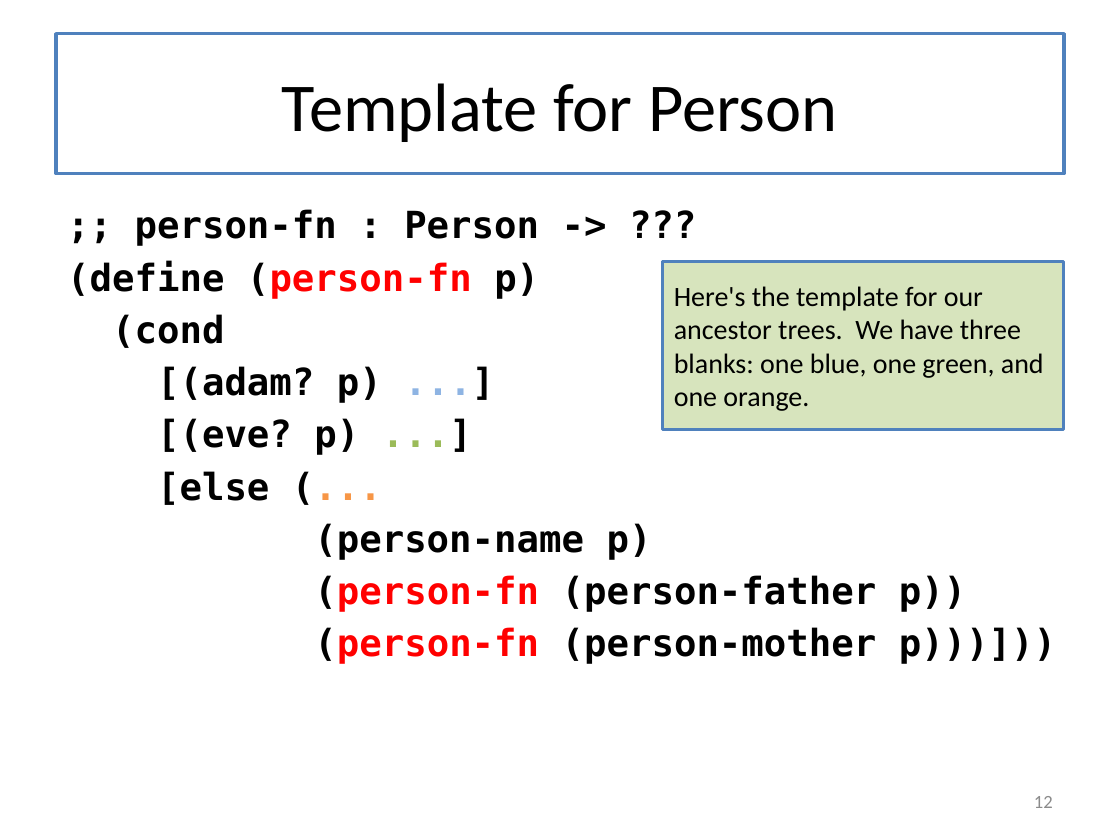
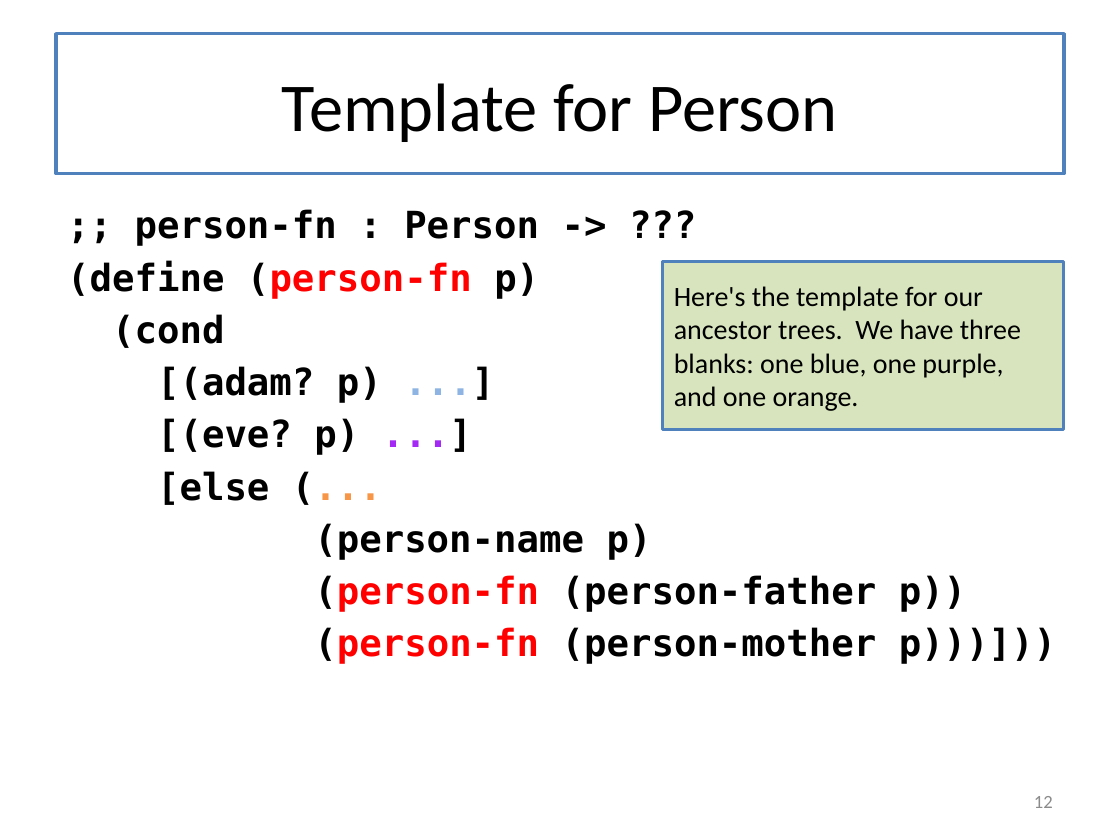
Before and after one commit to mwand/cs5010f16, a slide deck: slide 12 of Slides/Lesson 6.3 From Templates to Folds.pptx. Drawn at 1120x840 pixels with LibreOffice and Linux fonts; fonts in the diff are those of the drawing. Boxes give left, top, right and bottom in pixels: in the first picture for what was removed or moved away, otherwise in the second. Text is boxed around its words. In the diff, an @@ line names an element or a change of style, - is before the commit and + after.

```diff
--- a/Slides/Lesson 6.3 From Templates to Folds.pptx
+++ b/Slides/Lesson 6.3 From Templates to Folds.pptx
@@ text in rectangle at [674, 286, 1021, 411]: text changed @@
-Here's the template for our ancestor trees. We have three blanks: one blue, one green, and one orange.
+Here's the template for our ancestor trees. We have three blanks: one blue, one purple, and one orange.
```
Also in this commit, not shown: 8 other slides changed, 5 other files.
